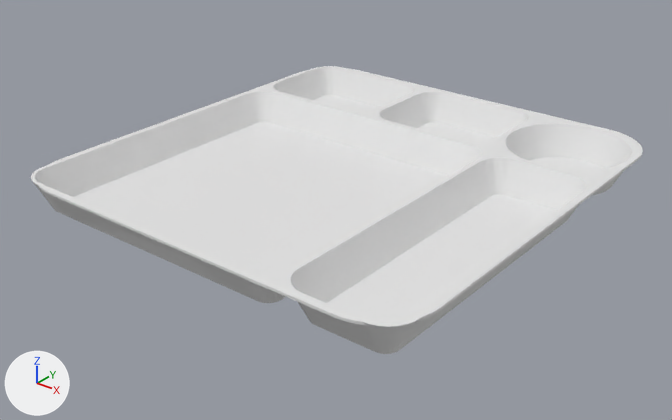
Renders of the glTF model public/rebuilt/simready-dishware_plastic_tray_a01.glb from each side of a commit.
Before and after are seen from a 50 mm lens placed at (0.3, -0.388, 0.225), pointed at (-0.001, -0.012, -0.009). Lighting does not change. The marker at lower left points along +X, +Y and +Z. The first picture is the older version. Where no turn or scale is listed for an object, it has been applied to the vertices. Vertices at exactly the same position are counted once.

Objects in the first picture: 'rim'.
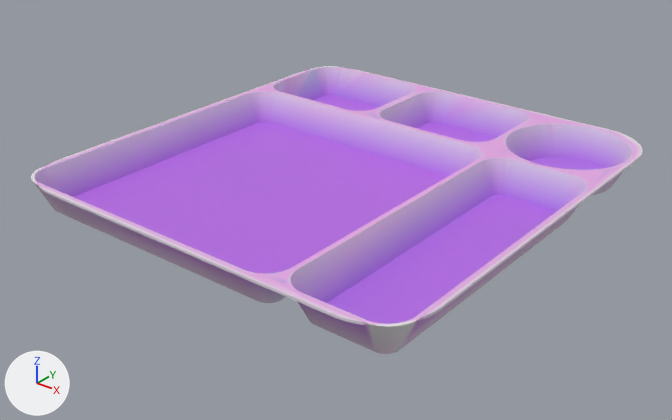
The newer file is also turned or shifted as a whole; pictures and numbers use the older file's frame.

The change, as a diff of the scene's bpy script:
```diff
--- a/public/rebuilt/simready-dishware_plastic_tray_a01.glb.py
+++ b/public/rebuilt/simready-dishware_plastic_tray_a01.glb.py
@@ mat_plastic__e6e6e6 @@
 n0 = _N.new('ShaderNodeBsdfPrincipled'); n0.name = 'Principled BSDF'
-n0.inputs[0].default_value = (0.791, 0.791, 0.791, 1.0)  # 'Base Color', white #e6e6e6
 n1 = _N.new('ShaderNodeOutputMaterial'); n1.name = 'Material Output'
+n2 = _N.new('ShaderNodeMix'); n2.name = 'Mix'
+n2.data_type = 'RGBA'
+n2.blend_type = 'MULTIPLY'
+n2.inputs[0].default_value = 1.0  # 'Factor'
+n2.inputs[7].default_value = (0.791, 0.791, 0.791, 1.0)  # 'B', white #e6e6e6
+n3 = _N.new('ShaderNodeVertexColor'); n3.name = 'Color Attribute'
 _L.new(n0.outputs[0], n1.inputs[0])  # 'BSDF' to 'Surface'
+_L.new(n2.outputs[2], n0.inputs[0])  # 'Result' to 'Base Color'
+_L.new(n3.outputs[0], n2.inputs[6])  # 'Color' to 'A'
@@ me_rim @@
 me_rim.from_pydata(...)  # 1383 vertices, 2762 faces; spans x -0.128..0.128, y -0.135..0.135, z -0.01..0.01
 # used by ob_rim; location = (0.0, 0.0, 0.01)
+# me_rim part 1: vertex colours changed
 me_rim.materials.append(mat_plastic__e6e6e6)
```

Pixel boxes [x1, y1, x2, y2] of what changed, in the pictures (672 x 420 px):
'rim', recoloured: [32, 66, 643, 352] in both
